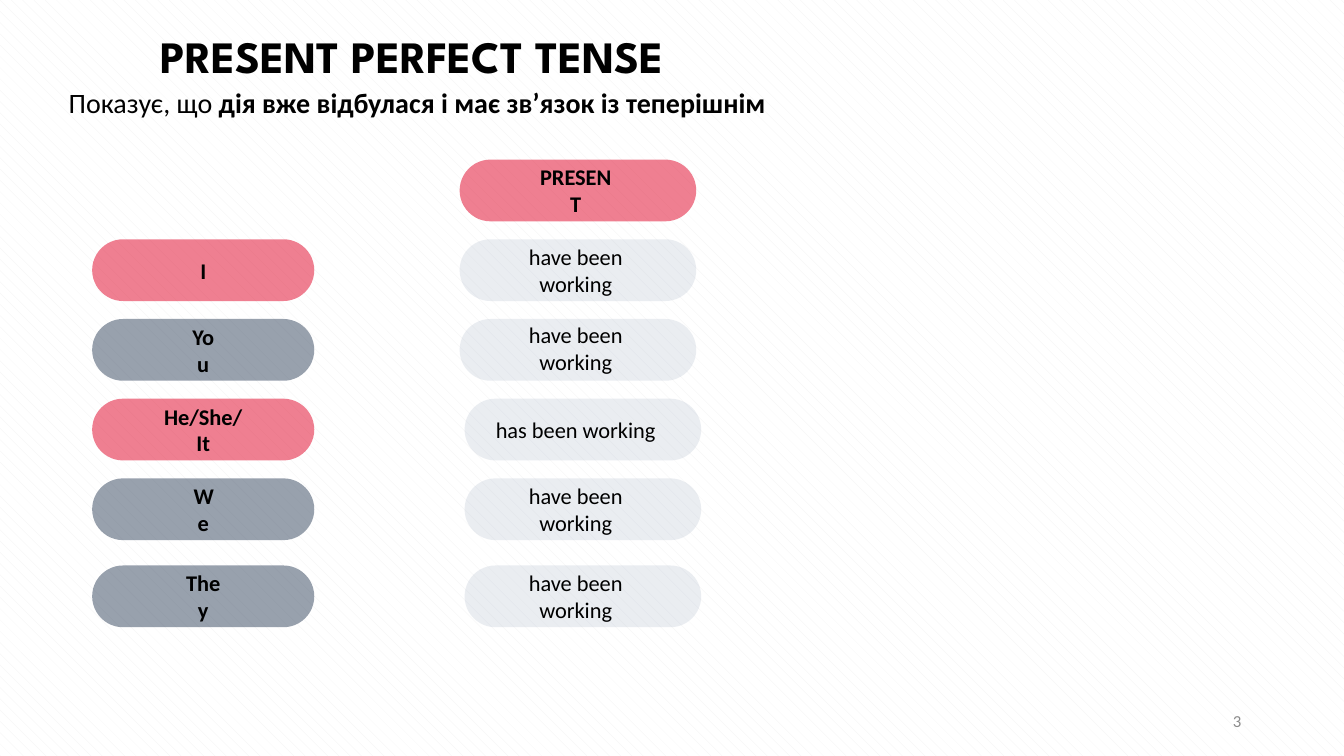
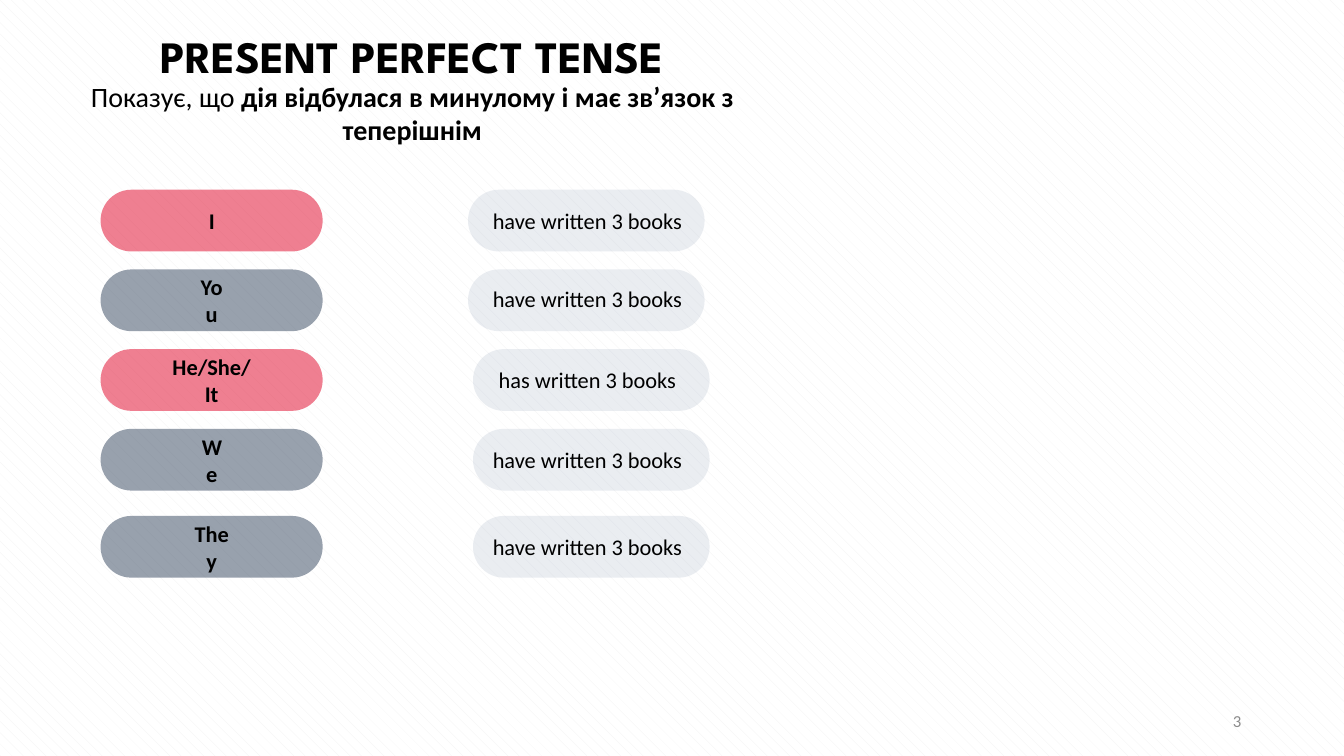
Before and after one commit to vikhulei/TeachLearnFullStack, a slide deck: slide 3 of public/docs/Reviews.pptx. Drawn at 1344x756 pixels with LibreOffice and Linux fonts; fonts in the diff are those of the drawing. Boxes give left, top, right and bottom in pixels: in the first picture for what was removed or moved away, otherwise in the second. Text is boxed around its words. In the diff, an @@ line names an element or a change of style, - is before the commit and + after.

```diff
--- a/public/docs/Reviews.pptx
+++ b/public/docs/Reviews.pptx
@@ text at <box>91,86,734,145</box>: text changed @@
-Показує, що дія вже відбулася і має зв’язок із теперішнім
+Показує, що дія відбулася в минулому і має зв’язок з теперішнім
@@ rounded rectangle removed at <box>460,159,697,221</box> @@
@@ text at <box>493,213,682,229</box>: text changed @@
-have been working
+have written 3 books
@@ text at <box>493,291,682,307</box>: text changed @@
-have been working
+have written 3 books
@@ 10 rounded rectangles, 5 texts: place and size @@
-10 rounded rectangles, 5 texts at <box>92,239,702,627</box>
+10 rounded rectangles, 5 texts at <box>101,190,710,578</box>
@@ text at <box>499,372,676,388</box>: text changed @@
-has been working
+has written 3 books
@@ text at <box>493,452,682,468</box>: text changed @@
-have been working
+have written 3 books
@@ text at <box>493,539,682,555</box>: text changed @@
-have been working
+have written 3 books
```
Also in this commit, not shown: 3 other slides changed, 2 slides added, 4 other files.
